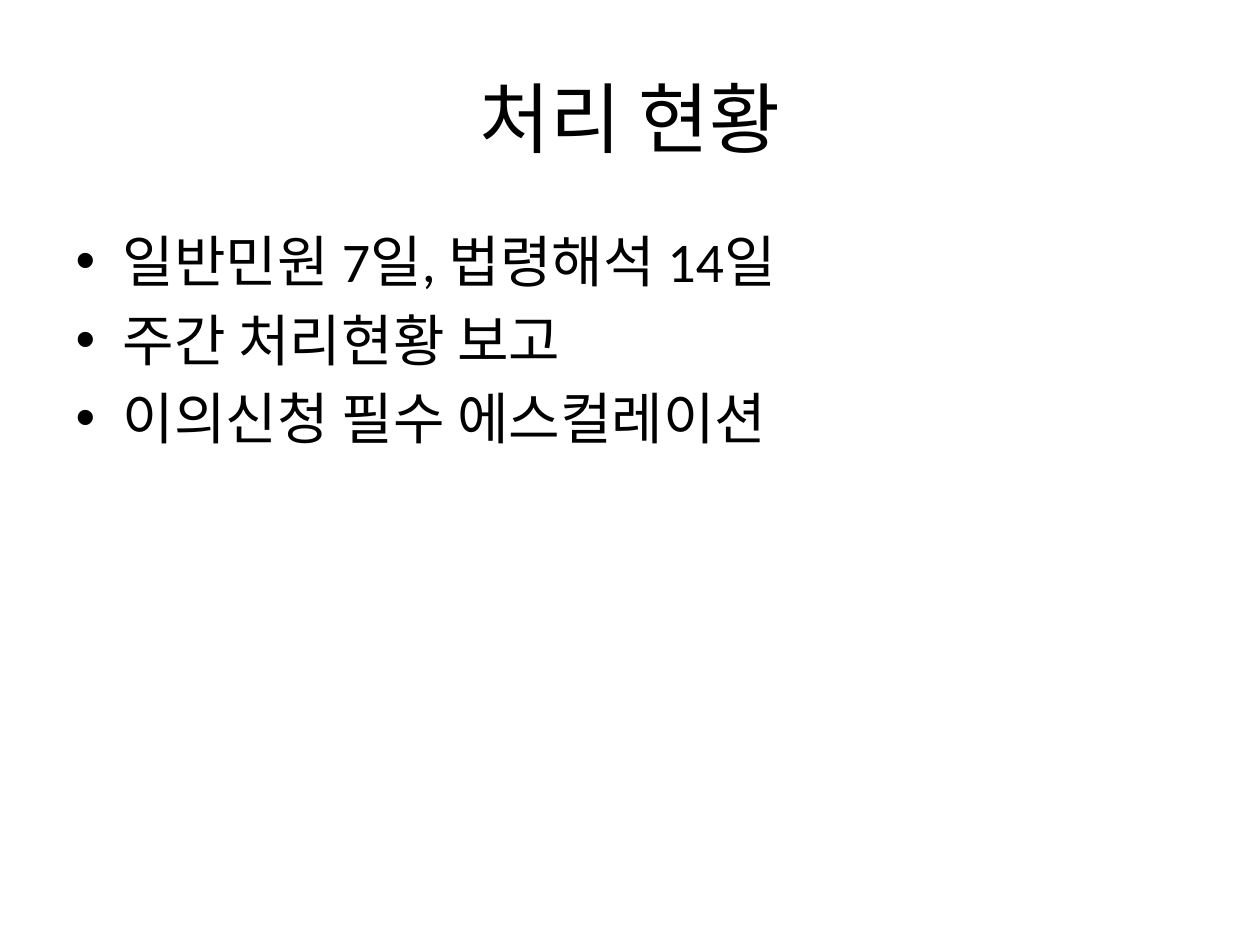
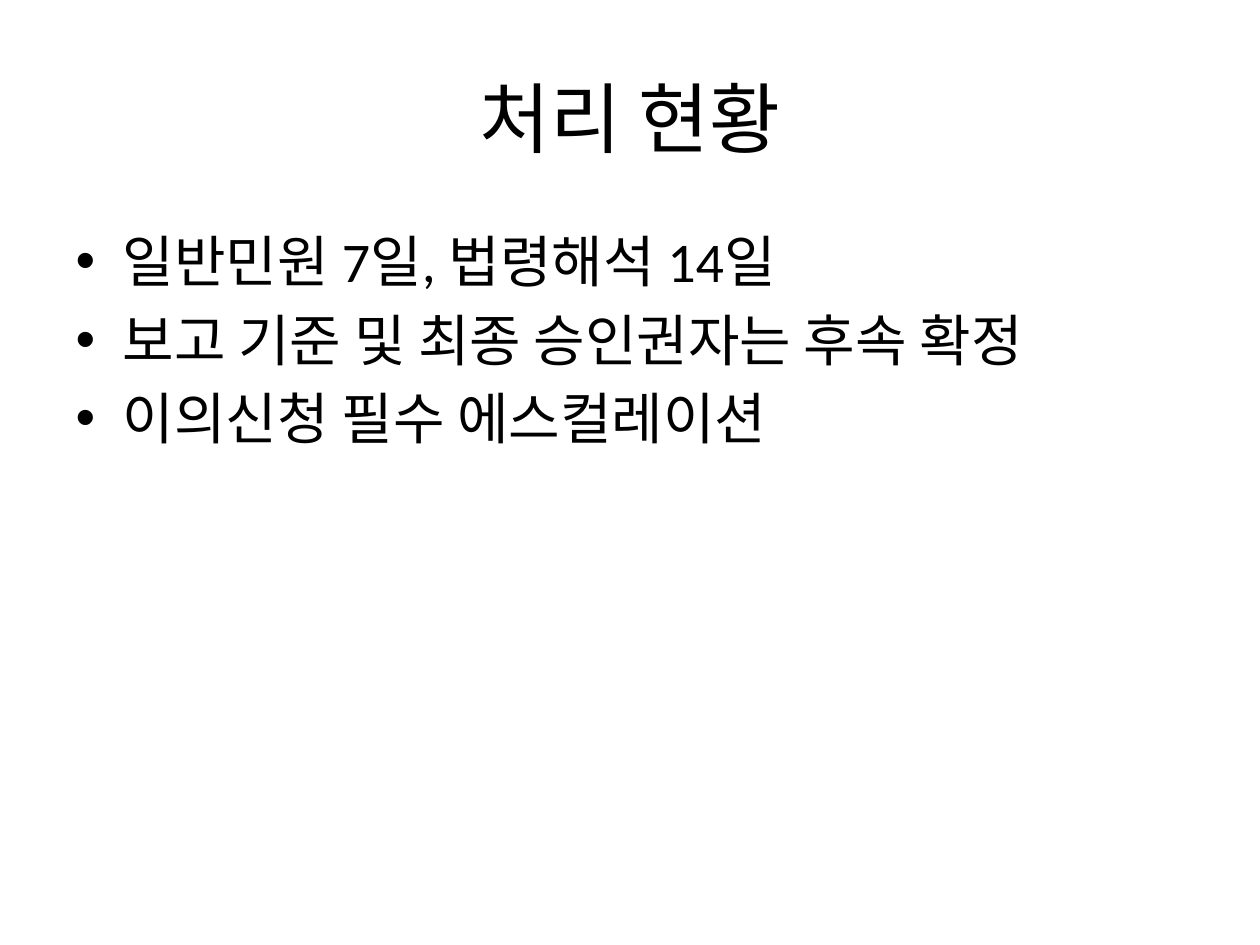
Before and after one commit to Abraxaspark91/n8n_termpjt, a slide deck: slide 7 of scenarios/S10_election_office_support/deliverables/선관위_업무브리핑_덱.pptx. Drawn at 1260x945 pixels with LibreOffice and Linux fonts; fonts in the diff are those of the drawing. Boxes give left, top, right and bottom in pixels: in the first picture for what was removed or moved away, otherwise in the second. Text is boxed around its words. In the diff, an @@ line names an element or a change of style, - is before the commit and + after.

```diff
--- a/scenarios/S10_election_office_support/deliverables/선관위_업무브리핑_덱.pptx
+++ b/scenarios/S10_election_office_support/deliverables/선관위_업무브리핑_덱.pptx
@@ text at (123, 314, 1022, 366): text changed @@
-• 주간 처리현황 보고
+• 보고 기준 및 최종 승인권자는 후속 확정
```
Also in this commit, not shown: 1 other slide changed, 1 slide added, 8 other files.
